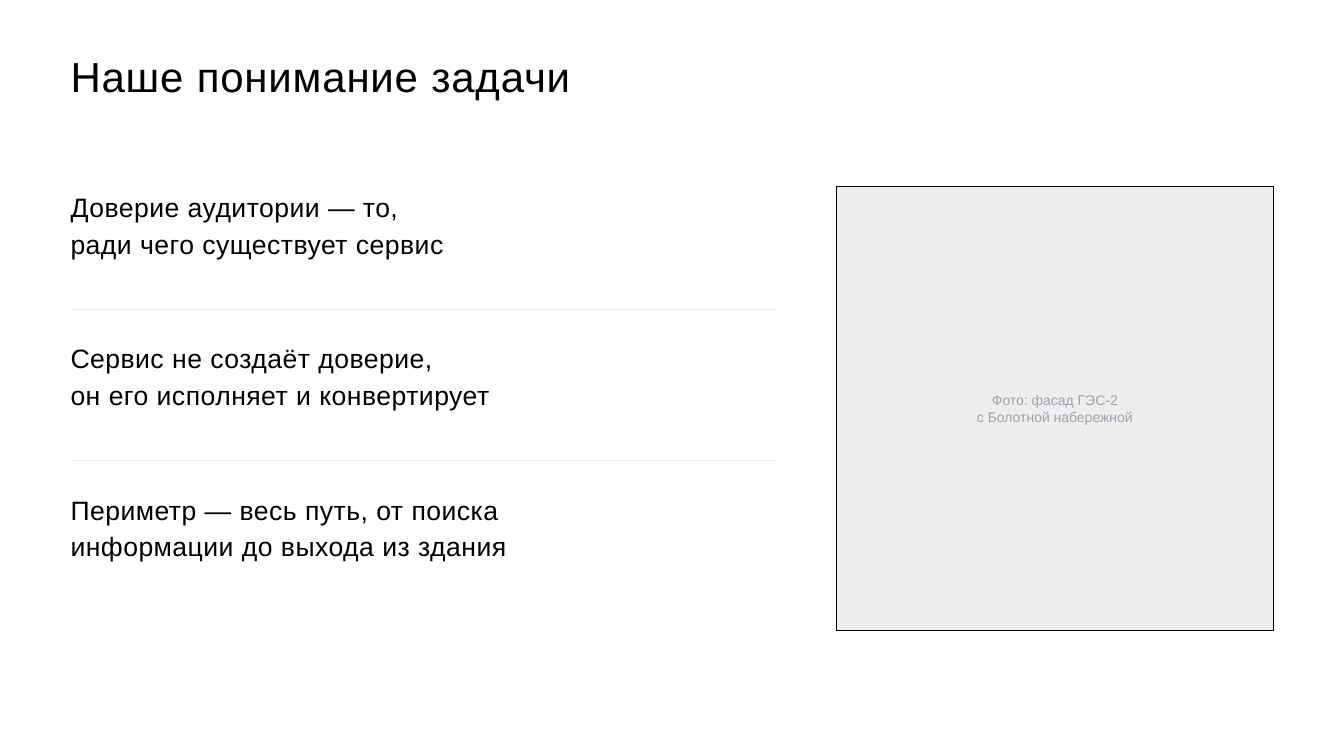
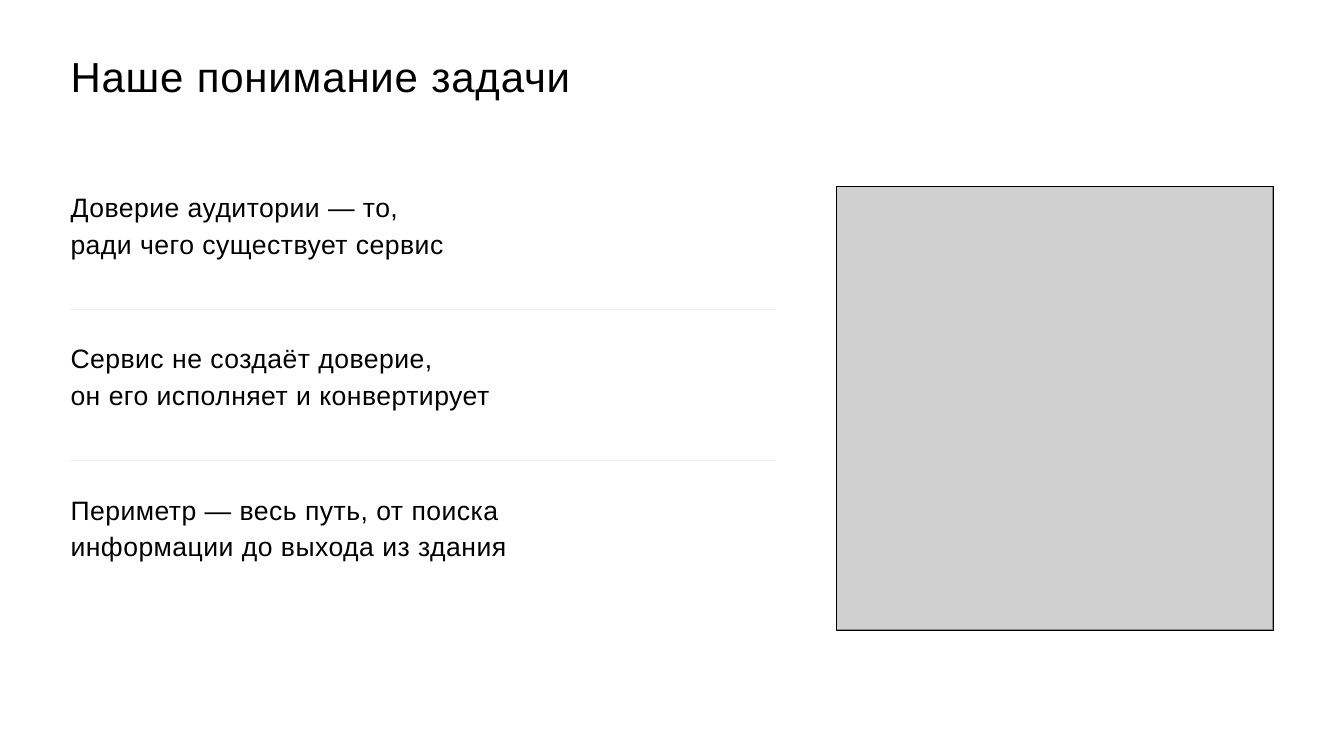
Before and after one commit to skrasin/ges-2, a slide deck: slide 2 of docs/strategy/ges2-service-cx-proposal.pptx. Drawn at 1344x756 pixels with LibreOffice and Linux fonts; fonts in the diff are those of the drawing; grey boxes stand for pictures. Boxes give left, top, right and bottom in pixels: in the first picture for what was removed or moved away, otherwise in the second. Text is boxed around its words. In the diff, an @@ line names an element or a change of style, - is before the commit and + after.

```diff
--- a/docs/strategy/ges2-service-cx-proposal.pptx
+++ b/docs/strategy/ges2-service-cx-proposal.pptx
@@ rectangle at (837,187,1273,630): fill #EEEEEE to none @@
@@ picture added at (837,187,1273,630) @@
@@ text removed at (977,395,1133,425) @@
-Фото: фасад ГЭС-2
-с Болотной набережной
```
Also in this commit, not shown: 6 other slides changed, 9 other files.
